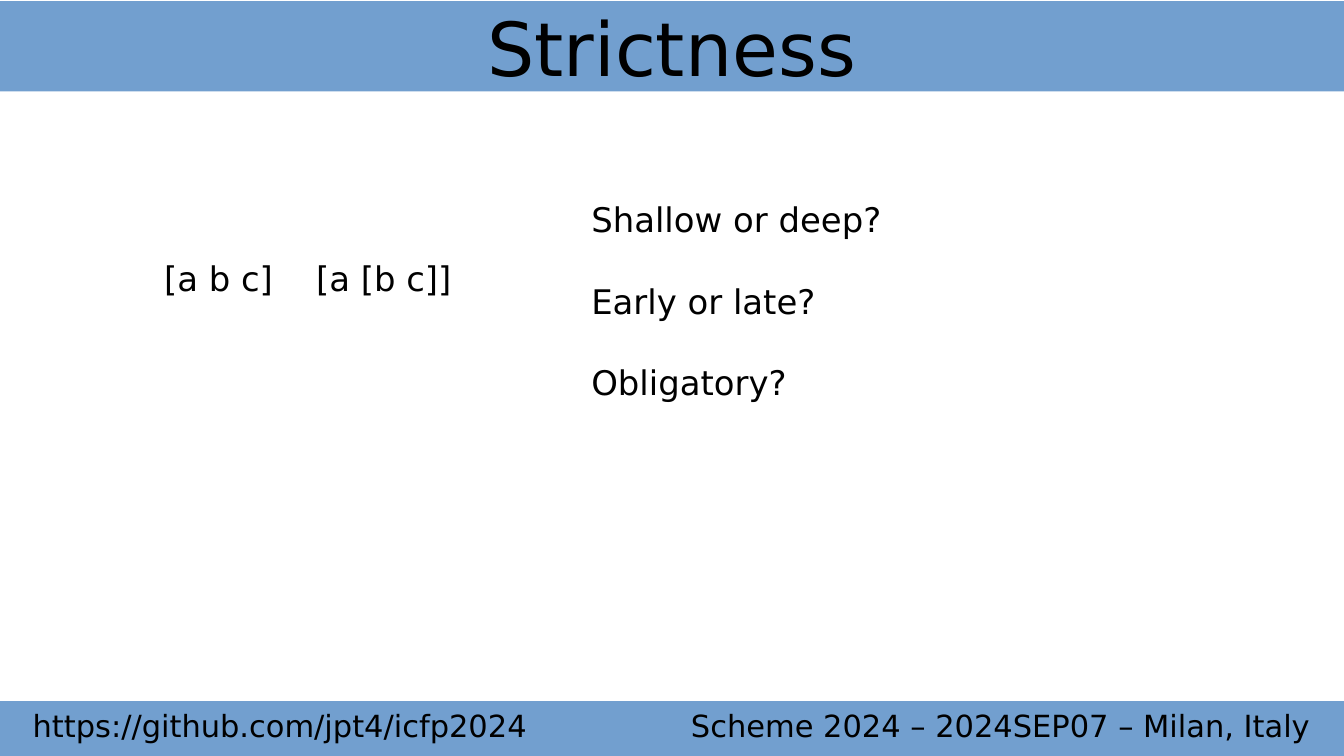
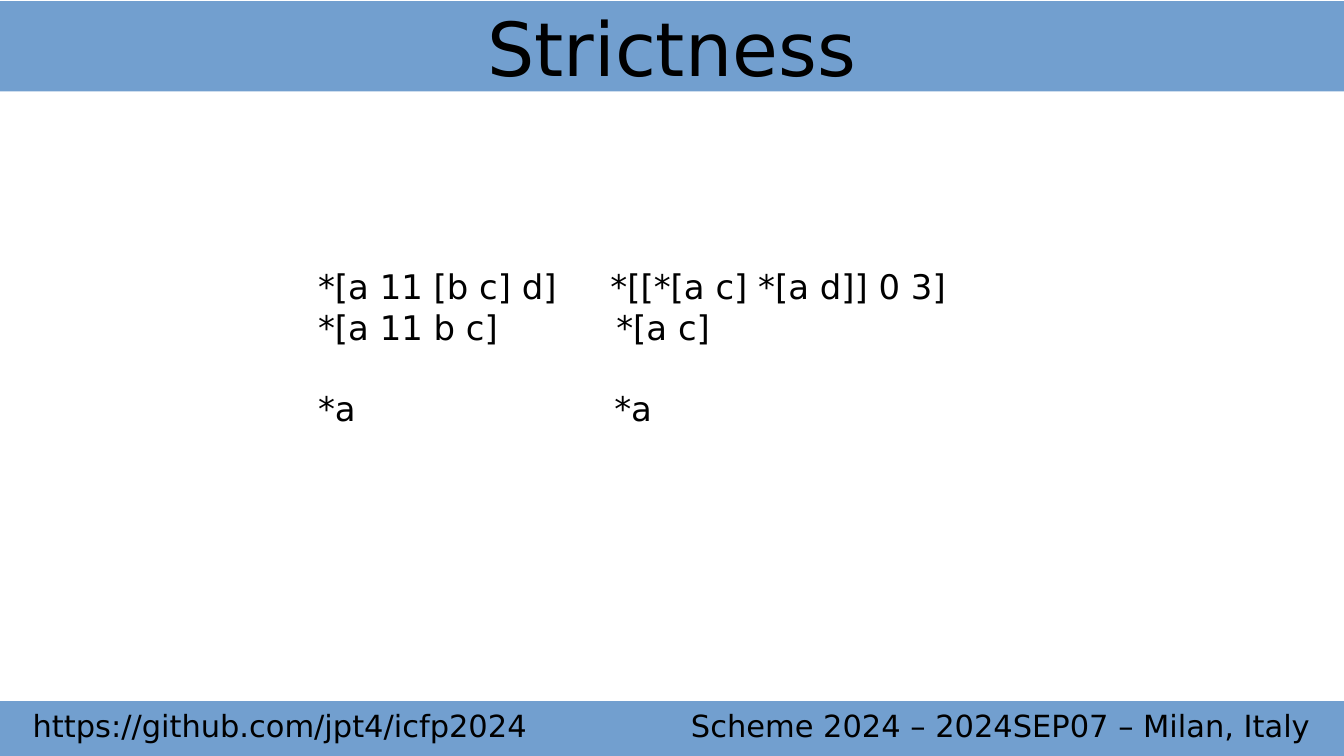
Before and after one commit to jpt4/icfp2024, a slide deck: slide 7 of slides.odp. Drawn at 1344x756 pixels with LibreOffice and Linux fonts; fonts in the diff are those of the drawing. Boxes give left, top, right and bottom in pixels: in the first picture for what was removed or moved away, otherwise in the second. Text is boxed around its words. In the diff, an @@ line names an element or a change of style, - is before the commit and + after.

```diff
--- a/slides.odp
+++ b/slides.odp
@@ text removed at box(591, 206, 882, 402) @@
-Shallow or deep?
-Early or late?
-Obligatory?
@@ text removed at box(164, 265, 451, 296) @@
-[a b c] [a [b c]]
@@ text added at box(318, 273, 946, 422), 20 pt, text #000000 @@
+*[a 11 [b c] d] *[[*[a c] *[a d]] 0 3]
+*[a 11 b c] *[a c]
+*a *a
```
Also in this commit, not shown: 2 other slides changed, 6 slides added, 2 slides removed, 2 other files.
